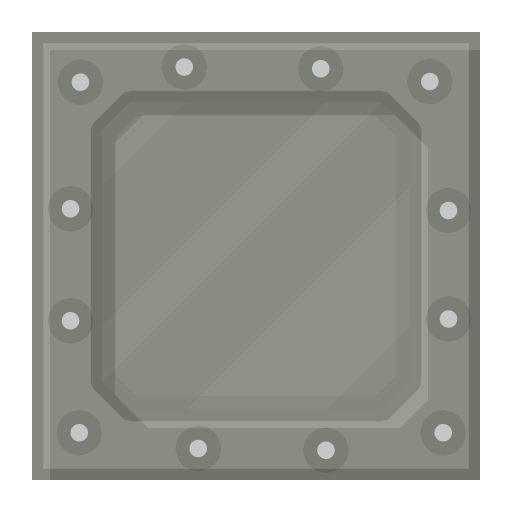
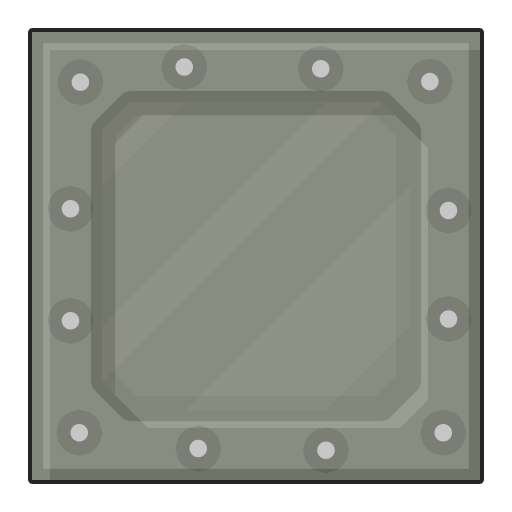
Layered file, before and after one edit (512x512). Changes by layer:
pixels changed over [left=28, top=28, right=484, bottom=484] (layer not identified)
